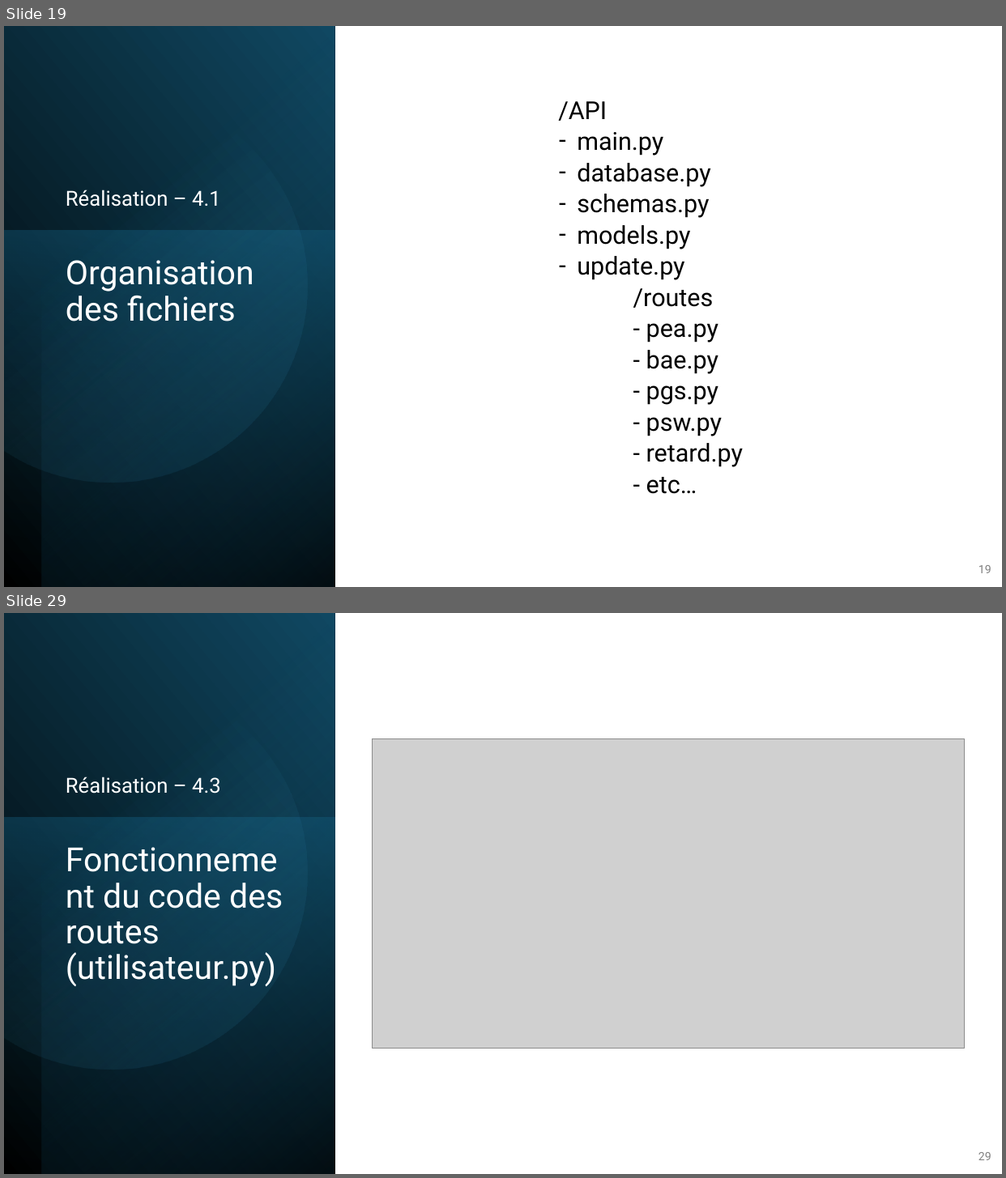
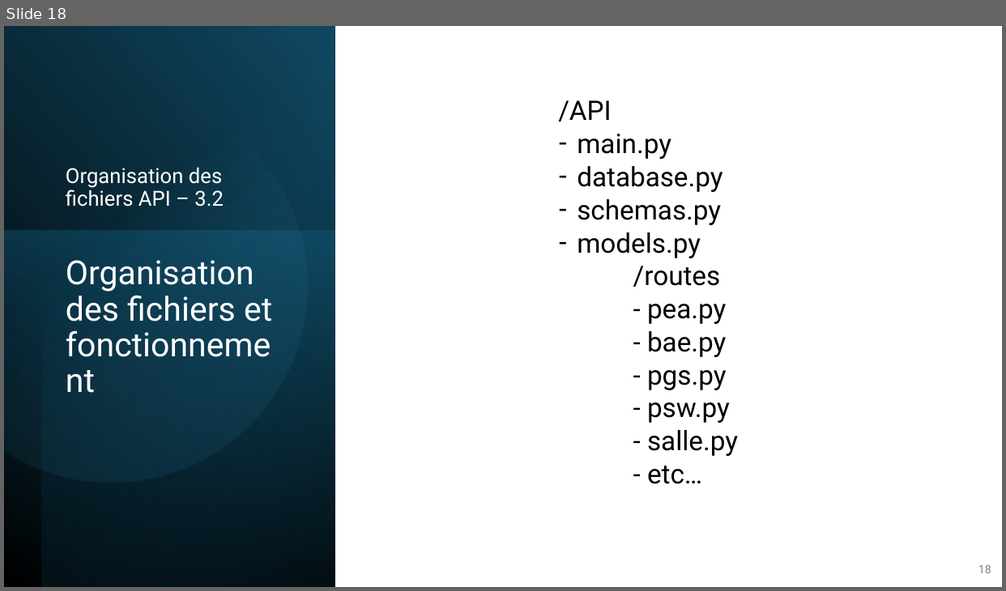
Before and after one commit to RobinMartineau/Acc-s-campus-, a slide deck: BDD/Présentation/BDD.pptx. Shown one above the other, each under a label of ours: slides 19 and 29 before the commit, slide 18 after it; the slides between them are not shown. The pictures are 1006x1178 and 1006x591 pixels, drawn with LibreOffice and Linux fonts; fonts in the diff are those of the drawing; grey boxes stand for pictures. Boxes give left, top, right and bottom in pixels: in the first picture for what was removed or moved away, otherwise in the second. Text is boxed around its words. In the diff, an @@ line names an element or a change of style, - is before the commit and + after.

```diff
--- a/BDD/Présentation/BDD.pptx
+++ b/BDD/Présentation/BDD.pptx
@@ slide 29 removed at box(4, 613, 1002, 1174), background #FFFFFF @@
@@ rectangle removed at box(4, 613, 335, 1174) @@
@@ rectangle removed at box(41, 613, 335, 1174) @@
@@ freeform shape removed at box(4, 652, 343, 1105) @@
@@ picture removed at box(373, 739, 964, 1049) @@
@@ text removed at box(66, 777, 221, 794) @@
-Réalisation – 4.3
@@ rectangle removed at box(4, 818, 335, 1174) @@
@@ title removed at box(66, 883, 283, 986) @@
-Fonctionnement du code des routes
-(utilisateur.py)
@@ page number removed at box(978, 1152, 991, 1161) @@
-29
@@ what was slide 19 is now slide 18 @@
@@ slide 18 changed as well @@
@@ text at box(558, 101, 730, 484): size 23.8 to 25.9 pt @@
@@ text at box(66, 167, 224, 207): text changed @@
-Réalisation – 4.1
+Organisation des fichiers API – 3.2
@@ title at box(66, 260, 272, 322): text changed @@
-Organisation des fichiers
+Organisation des fichiers et fonctionnement
@@ text at box(577, 256, 684, 280): paragraph removed @@
-– update.py
@@ text at box(647, 430, 738, 456): text changed; size 23.8 to 25.9 pt @@
-- retard.py
+- salle.py
```
Also in this commit, not shown: 1 other slide changed, 12 slides added, 22 other slides removed.
